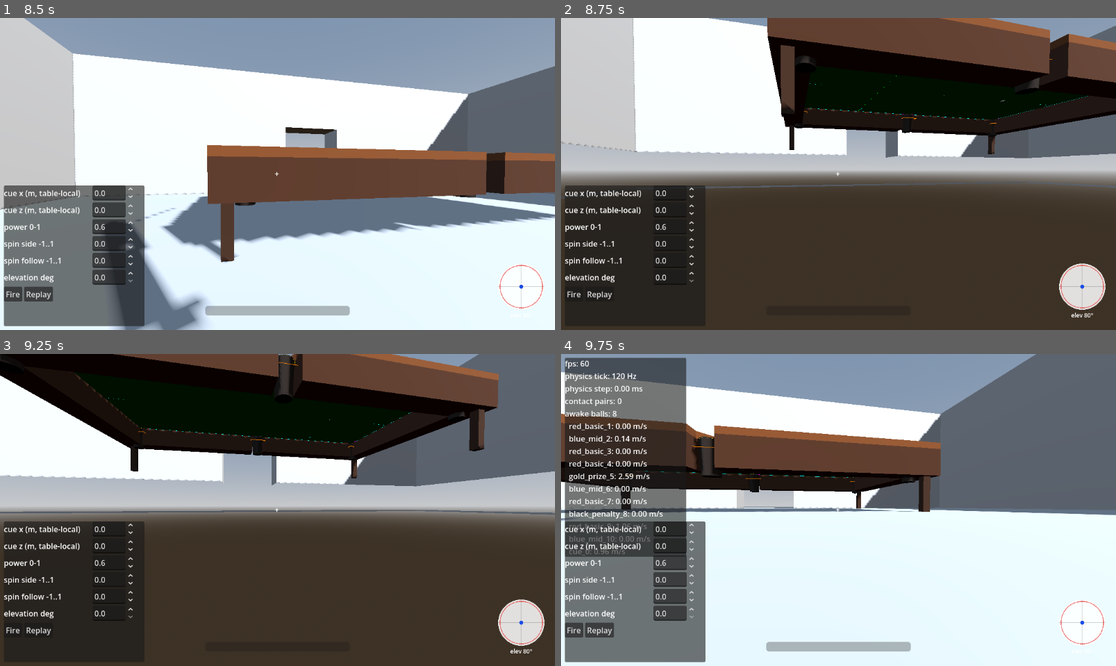
Above: before the commit, frames 1-4 (two rows, left to right).
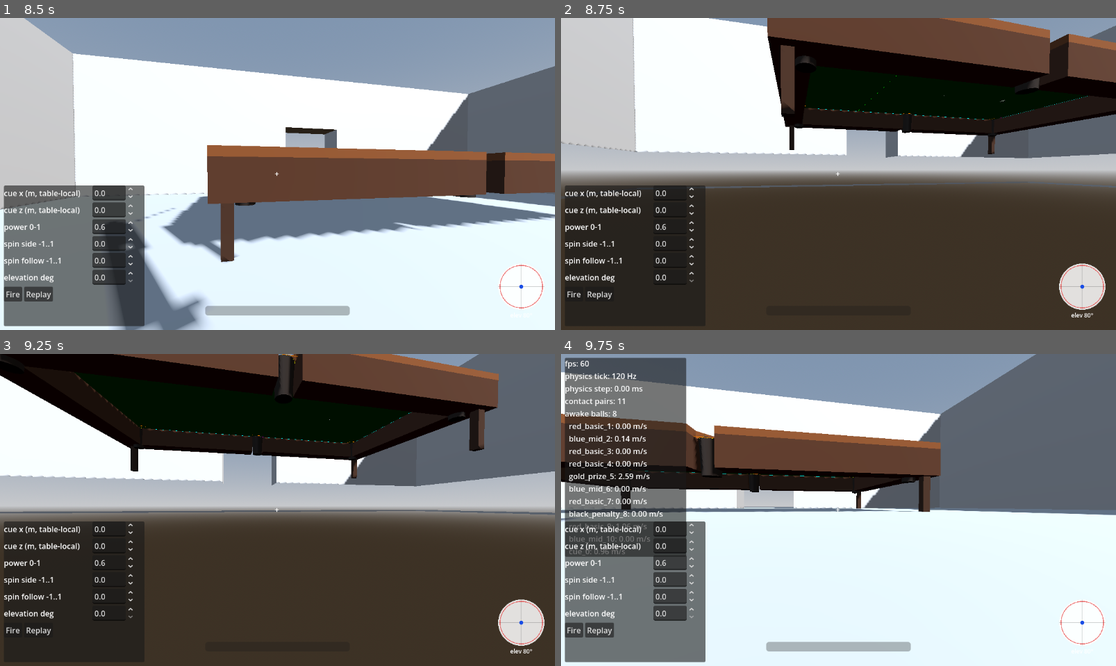
Above: after the commit, the same moments.

Repository: Cleans3/absolute-billiard
Game: Godot game, scene res://src/levels/MainLevel.tscn
Two runs of this game, one before a commit and one after it. Both use one fixed random seed, a clock stepped at 60 frames per second and the inputs below.
Inputs (mouse positions are in pixels of both pictures, inside the frame that each line leads up to):
- Up to frame 1 (8.5 s): tap Enter at 0.5 s; move the mouse to (305, 174) at 0.52 s; hold Right mouse button (shoot) 0.53-1.28 s; hold E (elevate_up) 0.53-4.25 s; tap Space (jump) at 0.77, 1.52, 3.02, 3.77, 7.52 s; move the mouse to (249, 174) at 1.27 s; right-click (249, 174) at 1.35 s; move the mouse to (288, 167) at 2.02 s; hold Right mouse button (shoot) 2.03-2.78 s; move the mouse to (271, 180) at 2.77 s; right-click (271, 180) at 2.85 s; move the mouse to (316, 177) at 3.52 s; hold Right mouse button (shoot) 3.53-4.25 s; tap F5 (debug_console) at 4.15 s; click "Replay" at 4.25 s; click "Replay" at 5 s; click "Replay" at 5.75 s; click "Fire" at 6.5 s; move the mouse to (111, 127) at 7.27 s; hold A (move_left) 7.28-8.03 s; right-click (111, 127) at 7.35 s; tap F2 (debug_freecam) at 7.9 s; move the mouse to (305, 174) at 8.02 s; hold Q (elevate_down) from 8.03 s (still down); hold Right mouse button (shoot) from 8.03 s (still down); click (305, 174) at 8.17 s
- Up to frame 2 (8.75 s): keep holding Q (elevate_down); keep holding Right mouse button (shoot); tap F3 (debug_gizmos) at 8.65 s
- Up to frame 3 (9.25 s): move the mouse to (194, 432) at 8.77 s; release Q (elevate_down) at 8.78 s; release Right mouse button (shoot) at 8.78 s; hold D (move_right) from 8.78 s (still down); right-click (194, 432) at 8.85 s; tap Space (jump) at 9.02 s
- Up to frame 4 (9.75 s): tap F1 (debug_hud) at 9.4 s; move the mouse to (960, 494) at 9.52 s; release D (move_right) at 9.53 s; hold E (elevate_up) from 9.53 s (still down); hold Right mouse button (shoot) from 9.53 s (still down)

Frame 1 is identical in both runs. In frame 2, less than 0.1% of the frame differs, in the area x 43-89%, y 13-35%; in frame 3, less than 0.1%; in frame 4, less than 0.1%, in the area x 10-53%, y 14-41%.

Commit message:
debug: fix HUD units/contact-pairs source, draw gizmos from Table.layout (T4.4/T4.5)
gamma F3b: TIME_PHYSICS_PROCESS is seconds, was printed as-is under an
"ms" label. PHYSICS_3D_COLLISION_PAIRS reads 0 for the whole of a live
break under Jolt (confirmed live, gamma_probe.log case J; no
Jolt-specific replacement monitor documented for 4.7 — checked via
context7). HUD now multiplies the step time by 1000, and sums each
ball's own get_colliding_bodies() while its contact_monitor is on
(true only during a shot) for the pairs count instead.

gamma F3c: debug_gizmos.gd duplicated the pocket/rail/drop-zone/jaw
geometry formulas by hand instead of reading TableGeometry.layout(),
and the duplicate had drifted — missing corner's +R clearance, one
hardcoded corner-sized drop box used for every pocket including sides,
jaws drawn as plain circles at rail ends. _geometry() now reads every
value straight from Table.layout, converted to world space the same
way table_builder.gd/table_visuals.gd do; jaws draw as angled segments
along the actual facing_a/facing_b direction. Kept the jaws/jaw_radius
dict fields populated (just unused by _draw() now) since gamma's own
gamma_probe.gd reads them directly and would error without them.

tests/physics/gizmo_probe.gd (new): diffs every rail/drop-zone/pocket
gizmo value against Table.layout directly, max_delta == 0.

Co-Authored-By: Claude Sonnet 5 <noreply@anthropic.com>

Diff:
--- a/src/debug/debug_gizmos.gd
+++ b/src/debug/debug_gizmos.gd
@@ -5,8 +5,9 @@
 ## kitchen line, head/foot/centre spots, plus ball velocity vectors + trails while a shot
 ## is live. Toggled by debug_gizmos (F3).
 ##
-## Reads geometry from TableSpec exports/getters and Table.pockets (world-space, contract
-## §Table — table.gd adds bed_height_m), never from TableLayout. Ball enumeration goes
+## Reads geometry from Table.layout (loop 1, T4.5) — the same TableGeometry.layout() output
+## table_builder.gd/table_visuals.gd build from — converted to world space via table.to_global();
+## no geometry formula (mouth/shelf/facing maths) is duplicated here. Ball enumeration goes
 ## through PhysicsSim.get_balls() (contract §PhysicsSim), not DemoRack.
 
 var table: Table
@@ -78,8 +79,8 @@
 		_seg(rail.a, rail.b, COLOR_RAIL)
 		var mid: Vector3 = (rail.a + rail.b) * 0.5
 		_seg(mid, mid + rail.normal * 0.3, COLOR_RAIL)
-	for jaw in d.jaws:
-		_circle(jaw, d.jaw_radius, COLOR_JAW)
+	for f in d.facings:
+		_seg(f[0], f[1], COLOR_JAW)
 	_seg(d.kitchen_a, d.kitchen_b, COLOR_KITCHEN)
 	for spot in d.spots:
 		_cross(spot, 0.05, COLOR_SPOT)
@@ -95,49 +96,38 @@
 
 func _geometry() -> Dictionary:
 	var s := table.spec
-	var hl := s.length_m * 0.5
-	var hw := s.width_m * 0.5
-	var y := s.bed_height_m
-	var c := s.corner_mouth_m / sqrt(2.0)
-	var side := s.side_mouth_m * 0.5
-	var r := s.ball_radius_m
+	var lay := table.layout
+	var y := Vector3(0, s.bed_height_m, 0)
 
 	var pockets := []
 	var drops := []
-	for ps in table.pockets.values():
-		pockets.append({position = table.to_global(ps.position), radius = ps.mouth_width_m * 0.5})
-		var drop_pos: Vector3 = ps.position + Vector3(0, -2.0 * r, 0)
-		drops.append({
-			position = table.to_global(drop_pos),
-			size = Vector2(s.corner_mouth_m * 1.4, s.corner_mouth_m * 1.4),
-		})
+	for ps in lay.pockets:
+		pockets.append({position = table.to_global(ps.position + y), radius = ps.mouth_width_m * 0.5})
+	for dz in lay.drop_zones:
+		var pos: Vector3 = dz.position
+		var size: Vector2 = dz.size
+		drops.append({position = table.to_global(pos + y), size = size})
 
-	var rail_segments := [
-		[Vector3(-hl + c, y, -hw), Vector3(-side, y, -hw)],
-		[Vector3(side, y, -hw), Vector3(hl - c, y, -hw)],
-		[Vector3(-hl + c, y, hw), Vector3(-side, y, hw)],
-		[Vector3(side, y, hw), Vector3(hl - c, y, hw)],
-		[Vector3(-hl, y, -hw + c), Vector3(-hl, y, hw - c)],
-		[Vector3(hl, y, -hw + c), Vector3(hl, y, hw - c)],
-	]
 	var rails := []
 	var jaws := []
-	for seg in rail_segments:
-		var a: Vector3 = seg[0]
-		var b: Vector3 = seg[1]
-		var mid := (a + b) * 0.5
-		var out_normal := Vector3(0, 0, signf(mid.z)) if is_zero_approx((b - a).z) else Vector3(signf(mid.x), 0, 0)
+	var facings := []
+	var facing_len := s.ball_radius_m * TableBuilder.FACING_LENGTH_RATIO
+	for rail in lay.rails:
 		rails.append({
-			a = table.to_global(a),
-			b = table.to_global(b),
-			normal = table.global_transform.basis * (-out_normal),
+			a = table.to_global(rail.a + y),
+			b = table.to_global(rail.b + y),
+			normal = table.global_transform.basis * (-rail.inward_normal),
 		})
-		jaws.append(table.to_global(a))
-		jaws.append(table.to_global(b))
+		jaws.append(table.to_global(rail.a + y))
+		jaws.append(table.to_global(rail.b + y))
+		if not rail.facing_a.is_zero_approx():
+			facings.append([table.to_global(rail.a + y), table.to_global(rail.a + rail.facing_a * facing_len + y)])
+		if not rail.facing_b.is_zero_approx():
+			facings.append([table.to_global(rail.b + y), table.to_global(rail.b + rail.facing_b * facing_len + y)])
 
-	var foot_x = s.get("foot_spot_x")
-	if foot_x == null:
-		foot_x = s.length_m * 0.25
+	var head: Vector3 = lay.spots.head
+	var foot: Vector3 = lay.spots.foot
+	var centre: Vector3 = lay.spots.centre
 
 	return {
 		pockets = pockets,
@@ -145,13 +135,10 @@
 		rails = rails,
 		jaws = jaws,
 		jaw_radius = s.jaw_radius_m,
-		kitchen_a = table.to_global(Vector3(s.kitchen_line_x, y, -hw)),
-		kitchen_b = table.to_global(Vector3(s.kitchen_line_x, y, hw)),
-		spots = [
-			table.to_global(Vector3(s.kitchen_line_x, y, 0)),
-			table.to_global(Vector3(foot_x, y, 0)),
-			table.to_global(Vector3(0, y, 0)),
-		],
+		facings = facings,
+		kitchen_a = table.to_global(Vector3(s.kitchen_line_x, 0.0, -s.width_m * 0.5) + y),
+		kitchen_b = table.to_global(Vector3(s.kitchen_line_x, 0.0, s.width_m * 0.5) + y),
+		spots = [table.to_global(head + y), table.to_global(foot + y), table.to_global(centre + y)],
 	}
 
 
--- a/src/debug/debug_hud.gd
+++ b/src/debug/debug_hud.gd
@@ -27,8 +27,16 @@
 	var lines := PackedStringArray()
 	lines.append("fps: %d" % Engine.get_frames_per_second())
 	lines.append("physics tick: %d Hz" % Engine.physics_ticks_per_second)
-	lines.append("physics step: %.2f ms" % Performance.get_monitor(Performance.TIME_PHYSICS_PROCESS))
-	lines.append("contact pairs: %d" % int(Performance.get_monitor(Performance.PHYSICS_3D_COLLISION_PAIRS)))
+	lines.append("physics step: %.2f ms" % (Performance.get_monitor(Performance.TIME_PHYSICS_PROCESS) * 1000.0))
+	# PHYSICS_3D_COLLISION_PAIRS reads 0 under Jolt (verified live, gamma_probe.log case J; no
+	# Jolt-specific replacement monitor documented for 4.7 — src/debug/README.md). Sum each ball's
+	# own get_colliding_bodies() instead, valid while contact_monitor is on (only during a shot).
+	var pairs := 0
+	if table and table.sim:
+		for ball in table.sim.get_balls():
+			if ball.contact_monitor:
+				pairs += ball.get_colliding_bodies().size()
+	lines.append("contact pairs: %d" % pairs)
 	if table and table.sim:
 		lines.append("awake balls: %d" % table.sim.awake)
 		for ball in table.sim.get_balls():
--- /dev/null
+++ b/tests/physics/gizmo_probe.gd
@@ -0,0 +1,61 @@
+extends SceneTree
+
+## Headless gizmo-vs-layout probe (loop 1, gamma K, plan.md T4.5): every value debug_gizmos draws
+## must equal what TableGeometry.layout()/table_builder.gd actually built, not a duplicated
+## formula — prints a delta per rail/drop-zone/pocket, all of which must read 0.
+##   godot --path . --headless -s tests/physics/gizmo_probe.gd
+
+const TABLE := preload("res://src/gameplay/table/Table.tscn")
+
+
+func _init() -> void:
+	_run()
+
+
+func _run() -> void:
+	await physics_frame
+	var table: Table = TABLE.instantiate()
+	root.add_child(table)
+	await physics_frame
+	var g := DebugGizmos.new()
+	g.table = table
+	root.add_child(g)
+	var geo: Dictionary = g._geometry()
+	var lay := table.layout
+	var y := Vector3(0, table.spec.bed_height_m, 0)
+	var max_delta := 0.0
+
+	for i in lay.rails.size():
+		var rail: TableLayout.RailSegment = lay.rails[i]
+		var gr: Dictionary = geo.rails[i]
+		var ga: Vector3 = gr.a
+		var gb: Vector3 = gr.b
+		var da := (ga - table.to_global(rail.a + y)).length()
+		var db := (gb - table.to_global(rail.b + y)).length()
+		max_delta = maxf(max_delta, maxf(da, db))
+		print("rail %s delta a=%.5f b=%.5f" % [rail.id, da, db])
+
+	for i in lay.drop_zones.size():
+		var dz: Dictionary = lay.drop_zones[i]
+		var gd: Dictionary = geo.drops[i]
+		var dz_pos: Vector3 = dz.position
+		var dz_size: Vector2 = dz.size
+		var gd_pos: Vector3 = gd.position
+		var gd_size: Vector2 = gd.size
+		var pos_delta := (gd_pos - table.to_global(dz_pos + y)).length()
+		var size_delta := (gd_size - dz_size).length()
+		max_delta = maxf(max_delta, maxf(pos_delta, size_delta))
+		print("drop %s position delta=%.5f size delta=%.5f (gizmo %s vs layout %s)" % [dz.pocket_id, pos_delta, size_delta, gd_size, dz_size])
+
+	for i in lay.pockets.size():
+		var ps: PocketSpec = lay.pockets[i]
+		var gp: Dictionary = geo.pockets[i]
+		var gp_pos: Vector3 = gp.position
+		var pdelta := (gp_pos - table.to_global(ps.position + y)).length()
+		max_delta = maxf(max_delta, pdelta)
+		print("pocket %s position delta=%.5f" % [ps.id, pdelta])
+
+	print("gizmo probe: max_delta=%.5f" % max_delta)
+	assert(max_delta < 0.0001, "debug_gizmos must draw exactly what Table.layout/table_builder built")
+	print("GIZMO PROBE OK")
+	quit()
Not shown, added: tests/physics/gizmo_probe.gd.uid
Not shown, changed: src/debug/README.md
